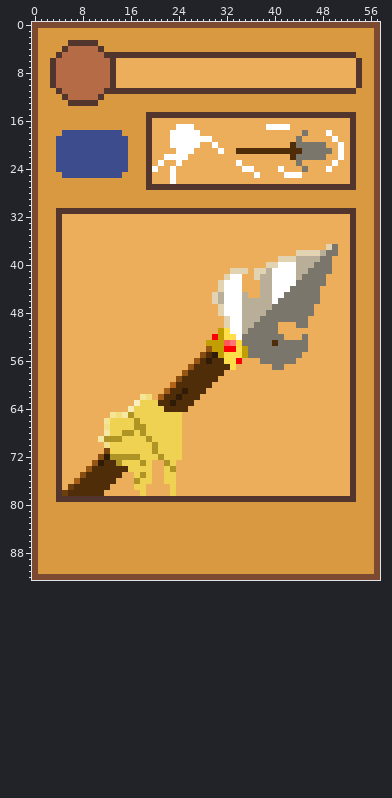
One commit to this sprite sheet: Game/Game/resources/images/Cards/SpearCard_58x93.png. Above: the version before the commit.
The file is 58x93 pixels. Colours within 5 levels of each other are drawn and written as one.
After:
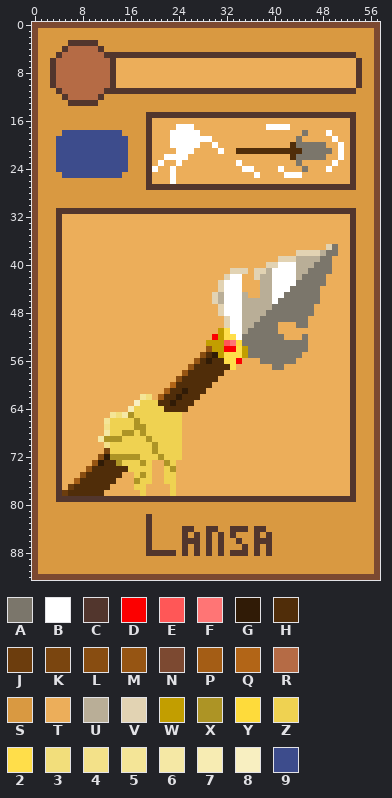
Palette (. is transparent): A #7b766b  B #ffffff  C #52362d  D #fc0000  E #ff5757  F #ff7575  G #301b06  H #502d09  J #6c3d0d  K #7a450f  L #884d11  M #965513  N #7c4931  P #a45d15  Q #b26517  R #b56b45  S #d99941  T #ecae5a  U #b9ae97  V #e2d3b3  W #c29e00  X #ad9425  Y #fedb3b  Z #efd251  2 #ffde4a  3 #f2de7b  4 #f3e189  5 #f4e597  6 #f5e8a5  7 #f7ecb3  8 #f8efc1  9 #3d4c8c
Changes in this commit:
y 53: x 40 H -> A
y 82..83: x 19 S -> C
y 84: x 19 S -> C; x 25..26 SS -> CC; x 29..30 SS -> CC; x 33..35 SSS -> CCC; x 37..38 SS -> CC
y 85: x 19 S -> C; x 25 S -> C; x 27 S -> C; x 29 S -> C; x 31 S -> C; x 33 S -> C; x 37 S -> C; x 39 S -> C
y 86: x 19 S -> C; x 25..27 SSS -> CCC; x 29 S -> C; x 31 S -> C; x 34 S -> C; x 37..39 SSS -> CCC
y 87: x 19 S -> C; x 25 S -> C; x 27 S -> C; x 29 S -> C; x 31 S -> C; x 35 S -> C; x 37 S -> C; x 39 S -> C
y 88: x 19..23 SSSSS -> CCCCC; x 25 S -> C; x 27 S -> C; x 29 S -> C; x 31 S -> C; x 33..35 SSS -> CCC; x 37 S -> C; x 39 S -> C
